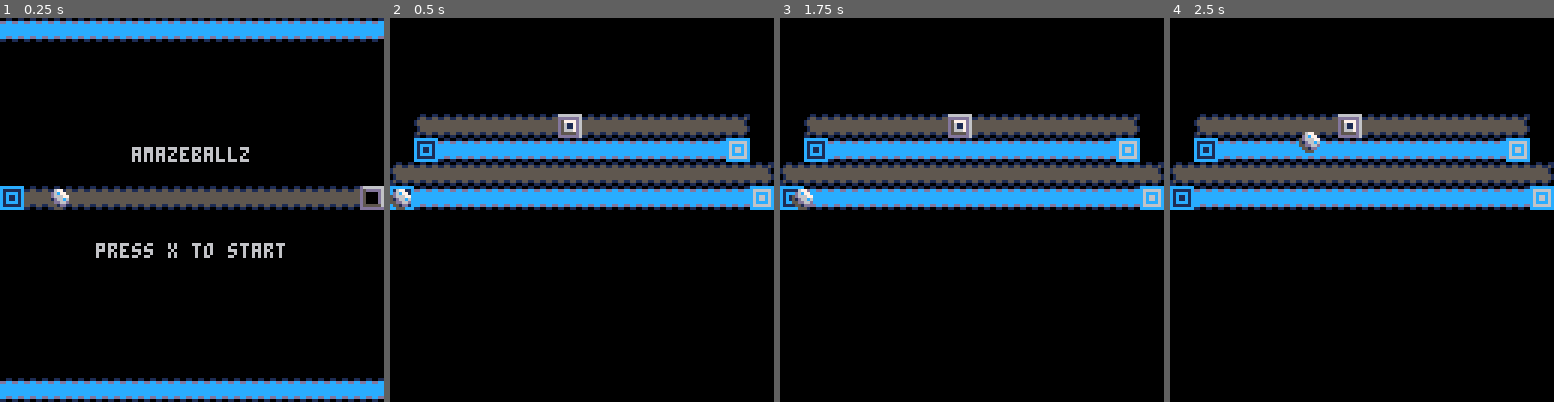
Above: before the commit, frames 1-4 (left to right).
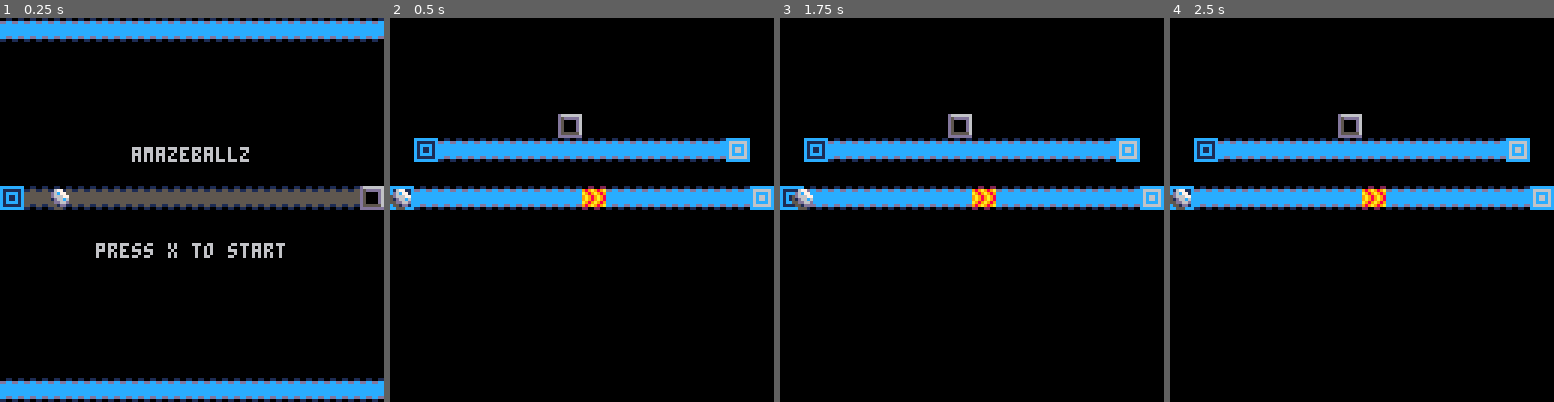
Above: after the commit, the same moments.

Repository: Errolyn/Pico8_games
Game: PICO-8 cartridge aMazeBalls/mazeballz.p8
Same seed, same stepped clock (60 frames per second), same inputs: the game is played once before the commit and once after it.
Inputs:
- Up to frame 1 (0.25 s): no input
- Up to frame 2 (0.5 s): tap X (X key) at 0.33 s
- Up to frame 3 (1.75 s): tap O (Z key) at 0.7, 1.7 s; tap X (X key) at 1.07 s; hold Right from 1.6 s (still down)
- Up to frame 4 (2.5 s): tap X (X key) at 1.85 s; release Right at 2.1 s; tap O (Z key) at 2.1 s; hold Up 2.15-2.42 s; hold Right from 2.47 s (still down)

Frame 1 is identical in both runs. In frame 2, 10% of the frame differs, in the area x 0-100%, y 25-50%; in frame 3, 10%; in frame 4, 11%.

Commit message:
getting local code and repo inline

Diff:
--- a/aMazeBalls/mazeballz.p8
+++ b/aMazeBalls/mazeballz.p8
@@ -70,7 +70,7 @@
 
 function gameover_draw()
     cls()
-    print("Game Over", 44, 43)
+    print(ball.game_end, 44, 43)
     print("press x to try again", 32, 43 + 32)
     map(112, 48)
 end
@@ -86,6 +86,7 @@
     v_x = 0,
     v_y = 0,
     lives = 3,
+    game_end = '',
     current_start_pad_name = 'start_pad',
     current_pad_name = 'start_pad'
 }
@@ -111,11 +112,12 @@
     v_x = 0,
     v_y = 0,
     lives = 3,
+    game_end = '',
     current_start_pad_name = 'start_pad',
     current_pad_name = 'start_pad'
 }
 
--- Only takes a table with Ball/user attributes and updates the state. `ball = new_ball_state(Table)` returns a new intermediary table.
+-- only takes a table with ball/user attributes and updates the state. `ball = new_ball_state(table)` returns a new intermediary table.
 function new_ball_state(table)
     temp_table = {
         x = table.x,
@@ -126,6 +128,7 @@
         v_x = table.v_x,
         v_y = table.v_y,
         lives = table.lives,
+        game_end = table.game_end,
         current_start_pad_name = table.current_start_pad_name,
         current_pad_name = table.current_pad_name
     }
@@ -133,8 +136,13 @@
 end
 
 function game_over()
-    printh("Game over")
+    printh("game over")
     state = gameover_state
+    if ball.lives > 0 then
+        ball.game_end = "you win!"
+    else
+        ball.game_end = "game over!"
+    end
 end
 
 function what_is_current_sprite()
@@ -172,6 +180,7 @@
     end
     if (current_sprite == 23 ) then
         printh("you win")
+        game_over()
     end
     if ball.lives <= 0 then
         game_over()
@@ -379,14 +388,14 @@
 
 
 __gff__
-0000050505000300000000010101010100000000000501000000010101010000000000000000000000000000000000000000000000000000000000000000000000000000000000000000000000000000000000000000000000000000000000000000000000000000000000000000000000000000000000000000000000000000
+0000050505050300000000010101010100000000000501000000010101010000000000000000000000000000000000000000000000000000000000000000000000000000000000000000000000000000000000000000000000000000000000000000000000000000000000000000000000000000000000000000000000000000
 0000000000000000000000000000000000000000000000000000000000000000000000000000000000000000000000000000000000000000000000000000000000000000000000000000000000000000000000000000000000000000000000000000000000000000000000000000000000000000000000000000000000000000
 __map__
-0000000000000000000000000000000000000000000000000000000000000000000000000000000000000000000000000000000000000000000000000000000000000000000000000000000000000000000000000000000000000000000000000000000000000000000000000000000000000000000000000000000000000000
-0000000000000000000000000000000000000000000000000000000000000000000000000000000000000000000000000000000000000000000000000000000000000000000000000000000000000000000000000000000000000000000000000000000000000000000000000000000000000000000000000000000000000000
-0000000000000000000000000000000000000000000000000000000000000000000000000000000000000000000000000000000000000000000000000000000000000000000000000000000000000000000000000000000000000000000000000000000000000000000000000000000000000000000000000000000000000000
-0000000000000000000000000000000000000000000000000000000000000000000000000000000000000000000000000000000000000000000000000000000000000000000000000000000000000000000000000000000000000000000000000000000000000000000000000000000000000000000000000000000000000000
-001d0c0c0c0c0c170c0c0c0c0c0c1c0000000000000000000000000000000000000000000000000000000000000000000000000000000000000000000000000000000000000000000000000000000000000000000000000000000000000000000000000000000000000000000000000000000000000000000000000000000000
-00160b0b0b0b0b0b0b0b0b0b0b0b060000000000000000000000000000000000000000000000000000000000000000000000000000000000000000000000000000000000000000000000000000000000000000000000000000000000000000000000000000000000000000000000000000000000000000000000000000000000
-1d0c0c0c0c0c0c0c0c0c0c0c0c0c0c1c00000000000000000000000000000000000000000000000000000000000000000000000000000000000000000000000000000000000000000000000000000000000000000000000000000000000000000000000000000000000000000000000000000000000000000000000000000000
-160b0b0b0b0b0b0b0b0b0b0b0b0b0b0600000000000000000000000000000000000000000000000000000000000000000000000000000000000000000000000000000000000000000000000000000000000000000000000000000000000000000000000000000000000000000000000000000000000000000000000000000000
+0000000000000000000000000000000016030303030b0b0b0b0b0b0b0b1f0000000000000000000000000000000000000000000000000000000000000000000000000000000000000000000000000000000000000000000000000000000000000000000000000000000000000000000000000000000000000000000000000000
+0000000000000000000000000000000000002e0b0b1f000000002e0b1f1e0000000000000000000000000000000000000000000000000000000000000000000000000000000000000000000000000000000000000000000000000000000000000000000000000000000000000000000000000000000000000000000000000000
+0000000000000000000000000000000000001e00003f0b0b0b0b2f001e1e0000000000000000000000000000000000000000000000000000000000000000000000000000000000000000000000000000000000000000000000000000000000000000000000000000000000000000000000000000000000000000000000000000
+0000000000000000000000000000000000001e0000002e0b0b0b0b0b2f1e0000000000000000000000000000000000000000000000000000000000000000000000000000000000000000000000000000000000000000000000000000000000000000000000000000000000000000000000000000000000000000000000000000
+0000000000000008000000000000000000001e0000003f0b0b0b0b0b0b2f0000000000000000000000000000000000000000000000000000000000000000000000000000000000000000000000000000000000000000000000000000000000000000000000000000000000000000000000000000000000000000000000000000
+00160b0b0b0b0b0b0b0b0b0b0b0b060000001e00000000000000000000000000000000000000000000000000000000000000000000000000000000000000000000000000000000000000000000000000000000000000000000000000000000000000000000000000000000000000000000000000000000000000000000000000
+0000000000000000000000000000000000003f0b0b0b0b0b0b0b0b0b0b170000000000000000000000000000000000000000000000000000000000000000000000000000000000000000000000000000000000000000000000000000000000000000000000000000000000000000000000000000000000000000000000000000
+160b0b0b0b0b0b0b030b0b0b0b0b0b0600000000000000000000000000000000000000000000000000000000000000000000000000000000000000000000000000000000000000000000000000000000000000000000000000000000000000000000000000000000000000000000000000000000000000000000000000000000
Not shown, changed: 24 lines of the sprite sheet (__gfx__) section of aMazeBalls/mazeballz.p8
